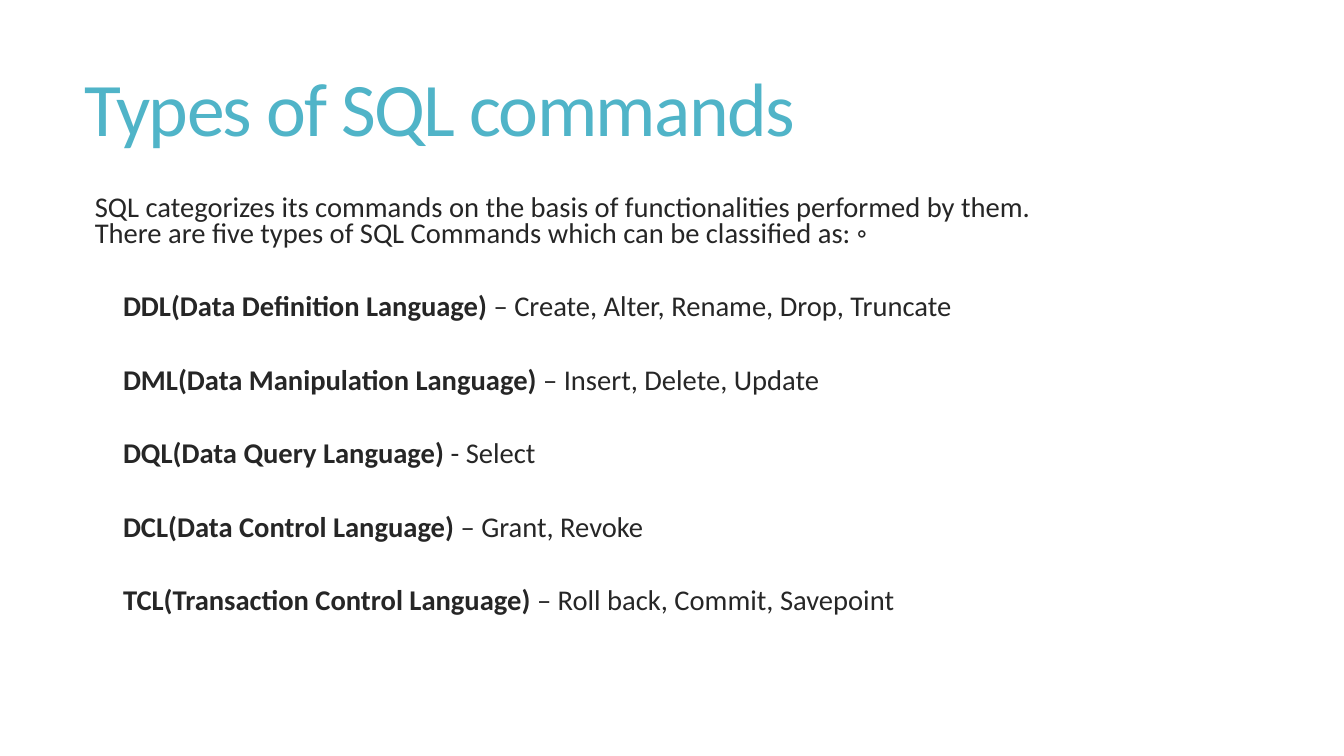
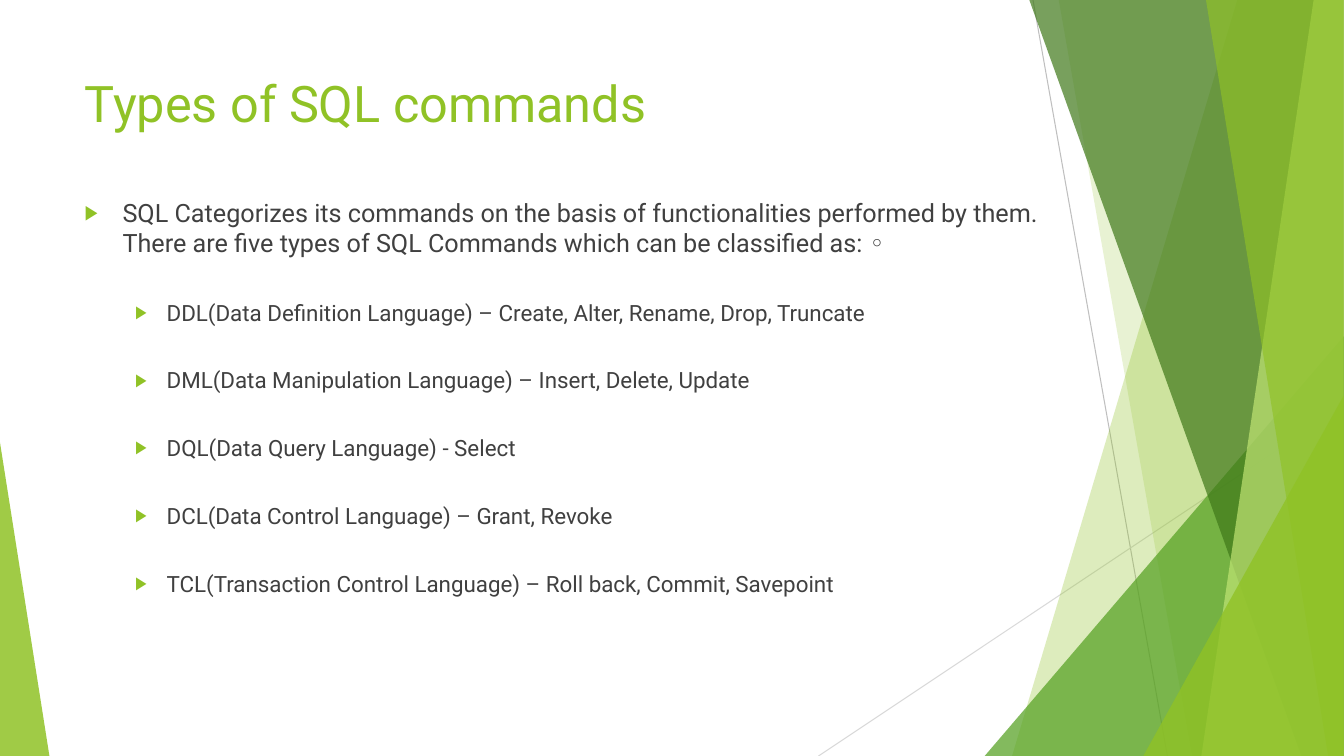
Before and after one commit to ubaid-shah/SQL-repository, a slide deck: slide 5 of SQL-Introduction.pptx (slide 8 before the commit). Drawn at 1344x756 pixels with LibreOffice and Linux fonts; fonts in the diff are those of the drawing. Boxes give left, top, right and bottom in pixels: in the first picture for what was removed or moved away, otherwise in the second. Text is boxed around its words. In the diff, an @@ line names an element or a change of style, - is before the commit and + after.

```diff
--- a/SQL-Introduction.pptx
+++ b/SQL-Introduction.pptx
@@ title "Types of SQL commands" at [85, 83, 646, 133]: size 54 to 36 pt, font Calibri to Roboto, text colour #50B4C8 to #90C226, letter spacing -1.2 to 0 pt; line spacing 0.85 to 1; vertical alignment middle to top @@
@@ text at [123, 203, 1037, 258]: text changed; size 20.4 to 18 pt; font Calibri to Roboto; text colour #262626 to #404040 @@
-  SQL categorizes its commands on the basis of functionalities performed by them. There are five types of SQL Commands which can be classified as: ◦
+▶ SQL Categorizes its commands on the basis of functionalities performed by them. There are five types of SQL Commands which can be classified as: ◦
@@ text at [167, 303, 865, 597]: size 20.4 to 16 pt, font Calibri to Roboto, text colour #262626 to #404040 in "DDL(Data Definition Language) – Create, Alter, Rename, ...", "DML(Data Manipulation Language) – Insert, Delete, Update", "DQL(Data Query Language) - Select", "DCL(Data Control Language) – Grant, Revoke" and 1 more places; bold off in "DDL(Data Definition Language)", "DML(Data Manipulation Language)", "DQL(Data Query Language)", "DCL(Data Control Language)" and 1 more places; bullet   to ▶; line spacing 1.9 to 2; more space between paragraphs @@
@@ group added at [0, 0, 1344, 756]: 5 freeform shapes, 3 triangles, 2 lines @@
```
Also in this commit, not shown: 5 other slides changed, 7 slides added, 3 slides removed, 5 other files.
